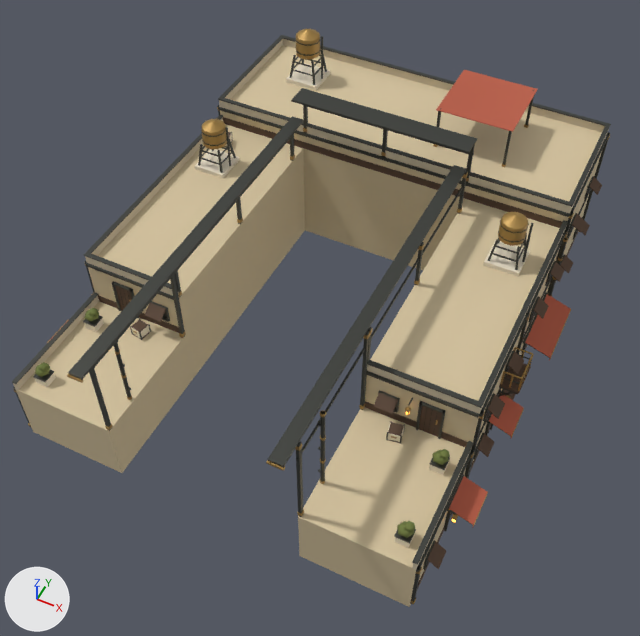
One commit to the glTF model godot/assets/kit/town/stair_well_s.glb: the scene before it, then after it.
Camera for both pictures: a 50 mm lens placed at (13.1, -0.2, 29.2), pointed at (0.5, 24.9, -2.3). Arrows for +X, +Y and +Z are at lower left; the lights stay in place. The older version comes first. Vertices at exactly the same position are counted once.

Before the edit, the objects in view are built like this:
```python
me_stair_well_s = bpy.data.meshes.new('stair_well_s')
me_stair_well_s.from_pydata(...)  # 5006 vertices, 7936 faces; spans x -10.9..10.9, y 13.9..40.0, z -5.3..4.4
# faces by material slot: [104, 2152, 5620, 60]
me_stair_well_s.materials.append(mat_amber)
me_stair_well_s.materials.append(mat_flat)
me_stair_well_s.materials.append(mat_metal)
me_stair_well_s.materials.append(mat_shell)
ob_stair_well_s = bpy.data.objects.new('stair_well_s', me_stair_well_s)
ob_stair_well_s.location = (0.0, 0.0, 0.0)
```
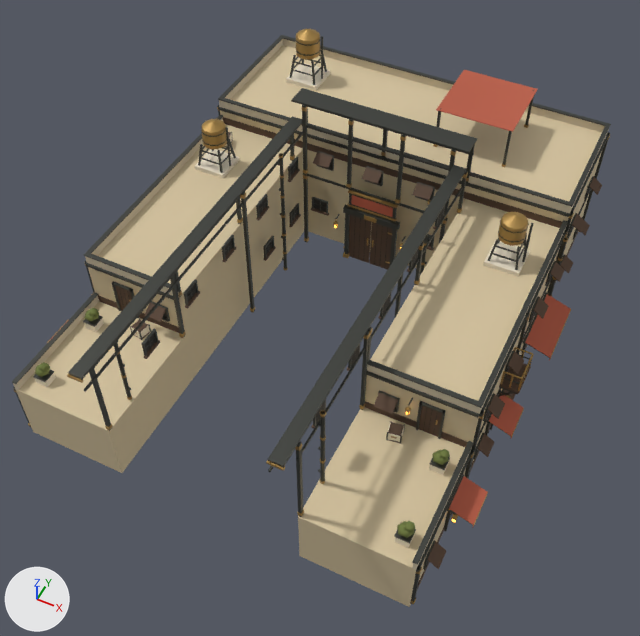
Where the change shows, as pixel boxes (x1, y1, x2, y2) in the pictures (640 x 636 px):
part 1 of me_stair_well_s, added
    after: (351, 195, 393, 217)
part 2 of me_stair_well_s, added
    after: (317, 151, 334, 171)
part 3 of me_stair_well_s, added
    after: (365, 166, 384, 186)
part 4 of me_stair_well_s, added
    after: (415, 182, 435, 201)
part 5 of me_stair_well_s, added
    after: (311, 208, 329, 216)
part 6 of me_stair_well_s, added
    after: (288, 169, 300, 182)
part 7 of me_stair_well_s, added
    after: (256, 206, 270, 220)
part 8 of me_stair_well_s, added
    after: (222, 247, 237, 262)
part 9 of me_stair_well_s, added
    after: (185, 291, 200, 308)
part 10 of me_stair_well_s, added
    after: (144, 340, 160, 359)
part 11 of me_stair_well_s, added
    after: (289, 214, 301, 227)
part 12 of me_stair_well_s, added
    after: (264, 246, 276, 261)
part 13 of me_stair_well_s, added
    after: (84, 105, 457, 472)

The change in detail:
me_stair_well_s is used by ob_stair_well_s; location (0.0, 0.0, 0.0).
me_stair_well_s had 5006 vertices, 7936 faces and spanned x -10.9..10.9, y 13.9..40.0, z -5.3..4.4.
me_stair_well_s now has 6974 vertices, 11280 faces and spans x -10.9..10.9, y 13.9..40.0, z -5.3..4.4.
me_stair_well_s part 1: a new loose piece, a box spanning x -1.15..1.15, y 31.85..31.9, z -1.15..-0.55, in mat_flat.
me_stair_well_s part 2: the loose piece of 30 vertices spanning x -6.2..-5.2, y 20.9..21.0, z -1.3..-0.5 is copied, and the copy is moved by (3.0, 11.0, 2.0); it spans x -3.2..-2.2, y 31.9..32.0, z 0.6..1.5.
me_stair_well_s part 3: the loose piece of 30 vertices spanning x -6.2..-5.2, y 20.9..21.0, z -1.3..-0.5 is copied, and the copy is moved by (5.7, 11.0, 2.0); it spans x -0.5..0.5, y 31.9..32.0, z 0.6..1.5.
me_stair_well_s part 4: the loose piece of 30 vertices spanning x 5.2..6.2, y 20.9..21.0, z -1.3..-0.5 is copied, and the copy is moved by (-3.0, 11.0, 2.0); it spans x 2.2..3.2, y 31.9..32.0, z 0.6..1.5.
me_stair_well_s part 5: a new loose piece, a box spanning x -3.52..-2.48, y 31.85..31.99, z -2.5..-2.4, in mat_flat.
me_stair_well_s part 6: a new loose piece, a box spanning x -3.99..-3.85, y 30.28..31.32, z 0.45..0.55, in mat_flat.
me_stair_well_s part 7: a new loose piece, a box spanning x -3.99..-3.85, y 27.08..28.12, z 0.45..0.55, in mat_flat.
me_stair_well_s part 8: a new loose piece, a box spanning x -3.99..-3.85, y 23.88..24.92, z 0.45..0.55, in mat_flat.
me_stair_well_s part 9: a new loose piece, a box spanning x -3.99..-3.85, y 20.68..21.72, z 0.45..0.55, in mat_flat.
me_stair_well_s part 10: a new loose piece, a box spanning x -3.99..-3.85, y 17.48..18.52, z 0.45..0.55, in mat_flat.
me_stair_well_s part 11: a new loose piece, a box spanning x -3.99..-3.85, y 30.28..31.32, z -2.6..-2.5, in mat_flat.
me_stair_well_s part 12: a new loose piece, a box spanning x -3.99..-3.85, y 27.48..28.52, z -2.6..-2.5, in mat_flat.
me_stair_well_s part 13: 1646 vertices added at x -4.0..4.0, y 14.0..32.0, z -5.0..4.0.
Other edits to the shape of me_stair_well_s do not show in these pictures.
